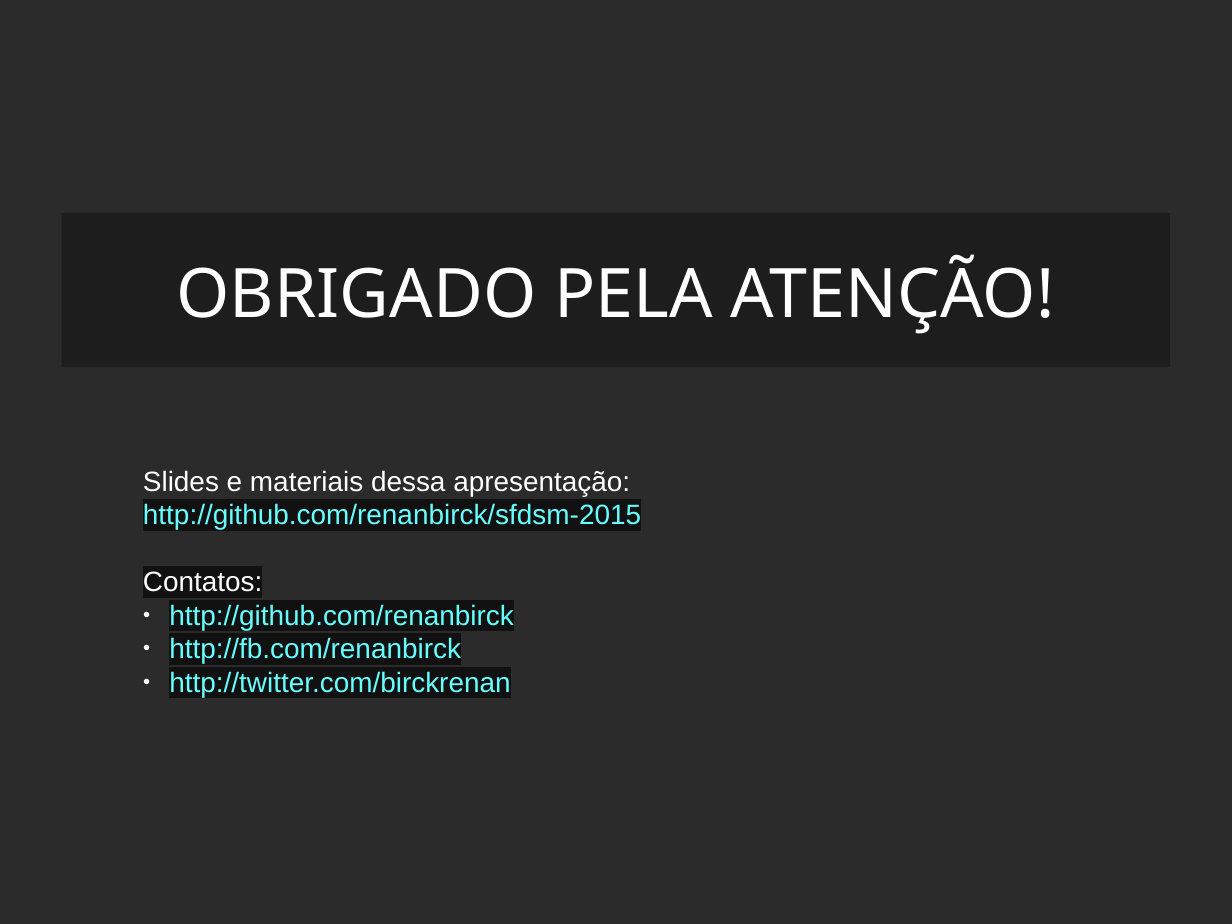
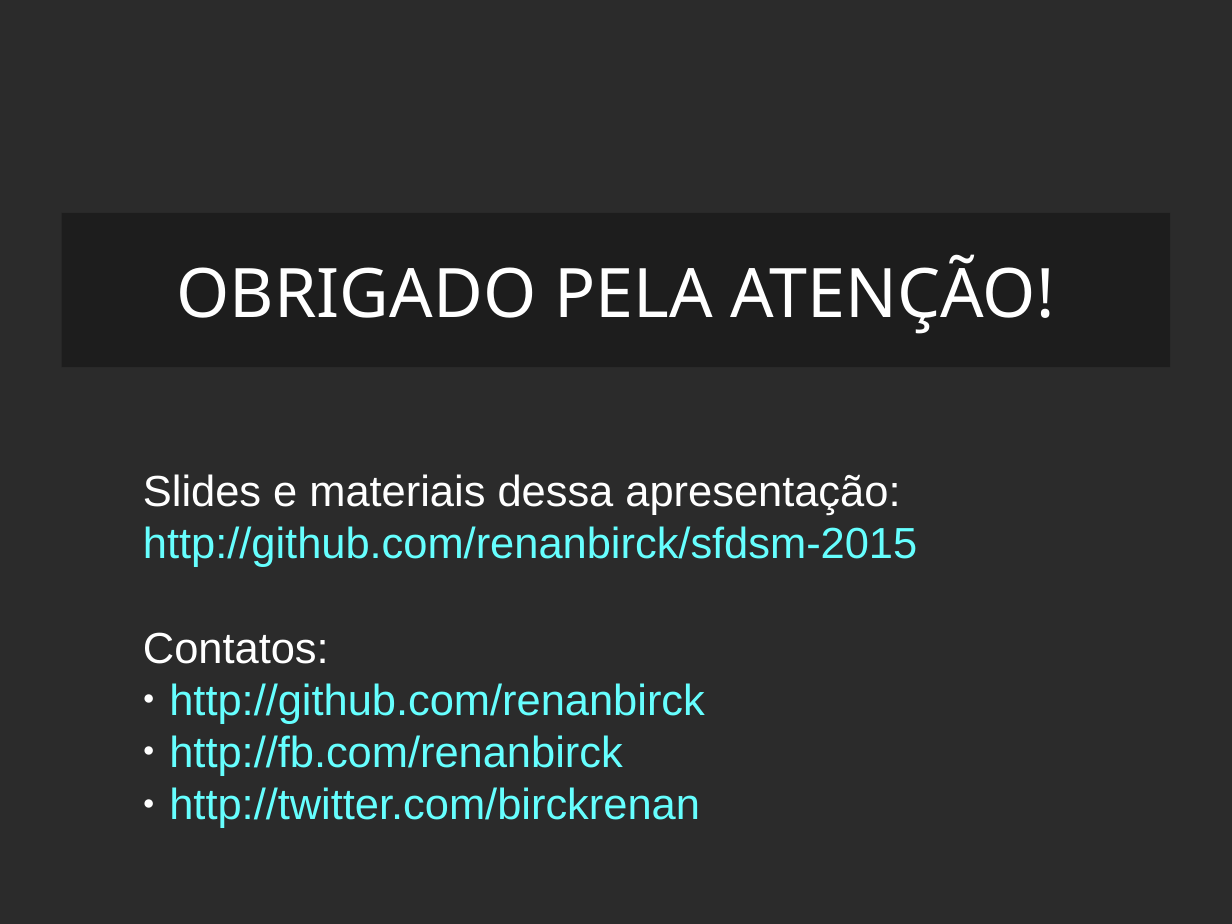
Before and after one commit to renanbirck/sfdsm-2015, a slide deck: slide 25 of Slides.odp (slide 26 before the commit). Drawn at 1232x924 pixels with LibreOffice and Linux fonts; fonts in the diff are those of the drawing; background and template pictures are left out; a plain dark background stands for a picture behind light text. Boxes give left, top, right and bottom in pixels: in the first picture for what was removed or moved away, otherwise in the second. Text is boxed around its words. In the diff, an @@ line names an element or a change of style, - is before the commit and + after.

```diff
--- a/Slides.odp
+++ b/Slides.odp
@@ text "Slides e materiais dessa apresentação: ..." at (143,474,917,828): size 18 to 28 pt; highlight #111111 to none in "http://github.com/renanbirck/sfdsm-2015", "Contatos:", "http://github.com/renanbirck", "http://fb.com/renanbirck" and 1 more places @@
```
Also in this commit, not shown: 2 other slides changed, 1 slide removed, 1 other file.
